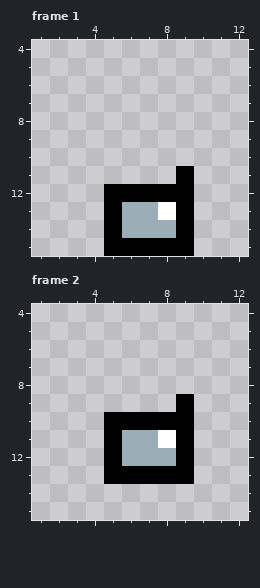
File history of a pixel-art file, Assets/Art/Charachter/Animal/Walking_Flo.aseprite. Above: the version before the commit.
16x16 pixels, 4 frames. Shown: frame 1: x 1..12, y 4..15; frame 2: x 1..12, y 4..15. The commit also changed other frames, which this record leaves out.
The same view after the edit:
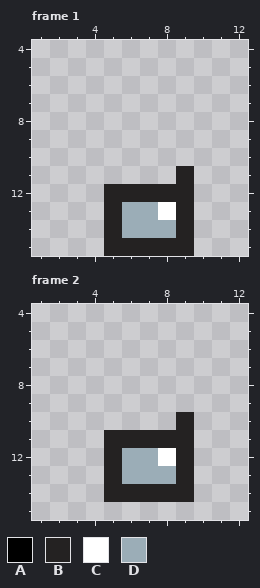
Palette (. is transparent): A #000000  B #242222  C #ffffff  D #9badb7
Edits made:
Changed rows in their new state; - is an unchanged pixel.
Frame 1, layer "Layer 2":
first column x 5:
11 ----B
12 BBBBB
13 B---B
14 B---B
15 BBBBB
Frame 2, layer "Layer 2":
first column x 5:
 9 ----.
10 ....B
11 BBBBB
12 B--CB
13 BDDDB
14 BBBBB
Pixel boxes of the changes (left, top, right, bottom) in both pictures:
changed: (104, 166, 194, 256)
changed: (104, 394, 194, 502)
